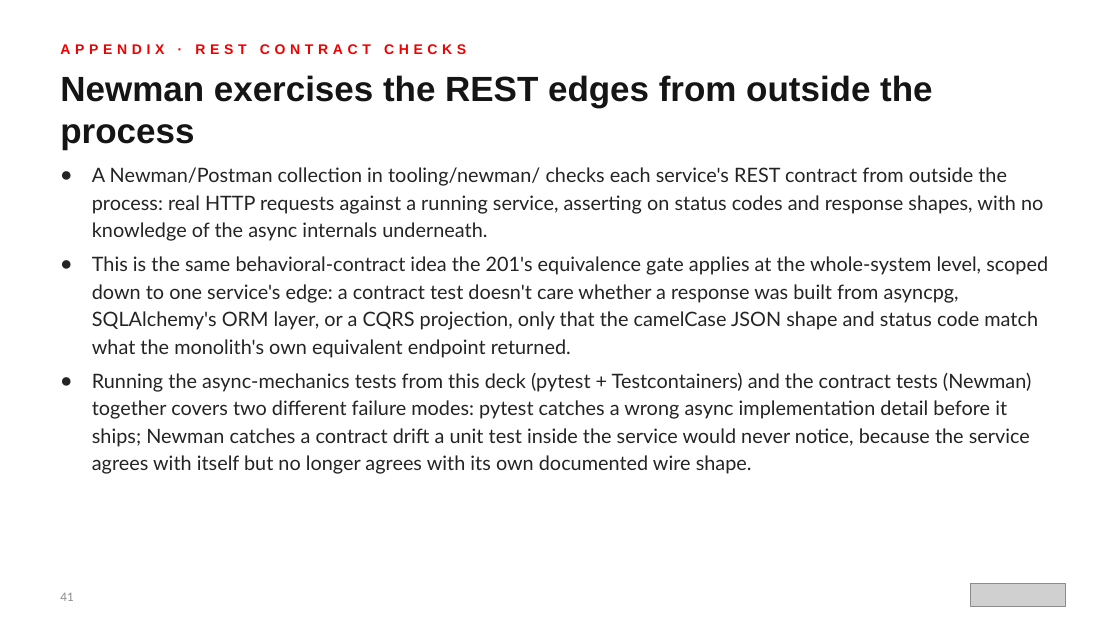
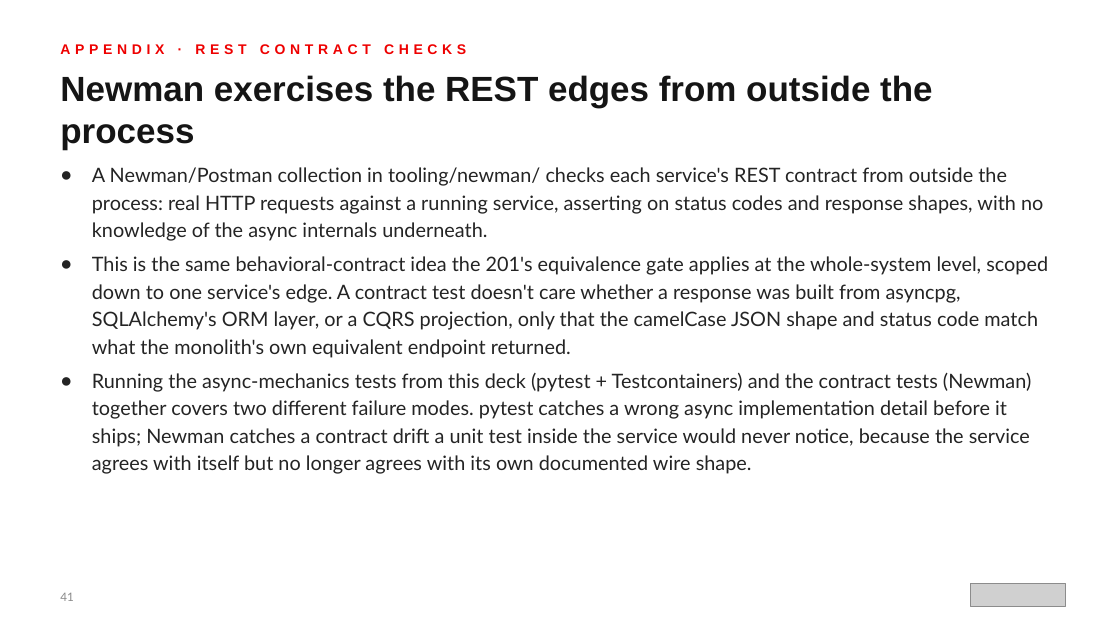
Before and after one commit to patterncatalyst/modernizing-enterprise-applications-python, a slide deck: slide 41 of presentation/lgtm-presentation/Modernizing-201-FastAPI.pptx. Drawn at 1120x630 pixels with LibreOffice and Linux fonts; fonts in the diff are those of the drawing; grey boxes stand for pictures. Boxes give left, top, right and bottom in pixels: in the first picture for what was removed or moved away, otherwise in the second. Text is boxed around its words. In the diff, an @@ line names an element or a change of style, - is before the commit and + after.

```diff
--- a/presentation/lgtm-presentation/Modernizing-201-FastAPI.pptx
+++ b/presentation/lgtm-presentation/Modernizing-201-FastAPI.pptx
@@ text at <box>92,256,1048,474</box>: text changed @@
-● This is the same behavioral-contract idea the 201's equivalence gate applies at the whole-system level, scoped down to one service's edge: a contract test doesn't care whether a response was built from asyncpg, SQLAlchemy's ORM layer, or a CQRS projection, only that the camelCase JSON shape and status code match what the monolith's own equivalent endpoint returned.
-● Running the async-mechanics tests from this deck (pytest + Testcontainers) and the contract tests (Newman) together covers two different failure modes: pytest catches a wrong async implementation detail before it ships; Newman catches a contract drift a unit test inside the service would never notice, because the service agrees with itself but no longer agrees with its own documented wire shape.
+● This is the same behavioral-contract idea the 201's equivalence gate applies at the whole-system level, scoped down to one service's edge. A contract test doesn't care whether a response was built from asyncpg, SQLAlchemy's ORM layer, or a CQRS projection, only that the camelCase JSON shape and status code match what the monolith's own equivalent endpoint returned.
+● Running the async-mechanics tests from this deck (pytest + Testcontainers) and the contract tests (Newman) together covers two different failure modes. pytest catches a wrong async implementation detail before it ships; Newman catches a contract drift a unit test inside the service would never notice, because the service agrees with itself but no longer agrees with its own documented wire shape.
```
Also in this commit, not shown: 3 other slides changed, 10 other files.
